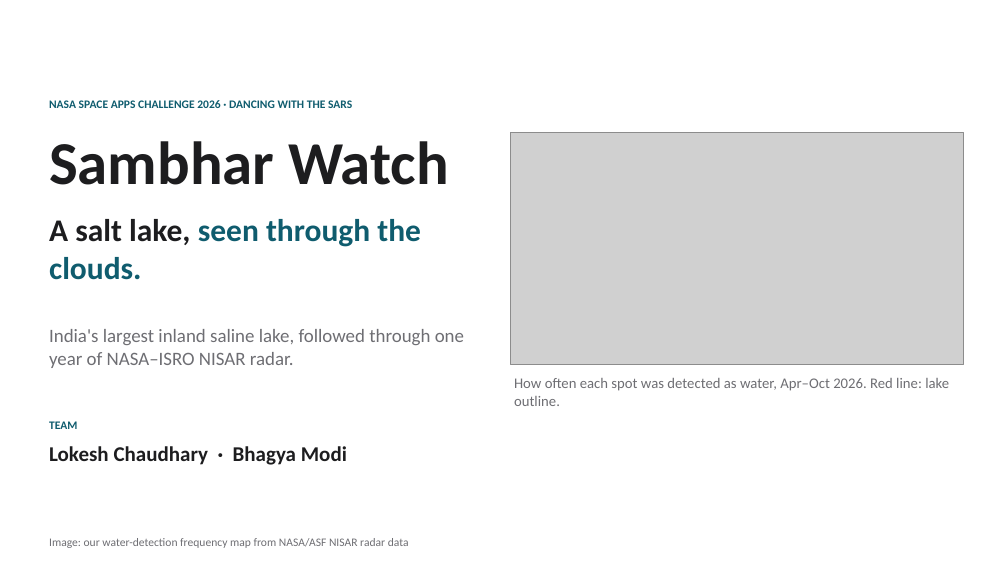
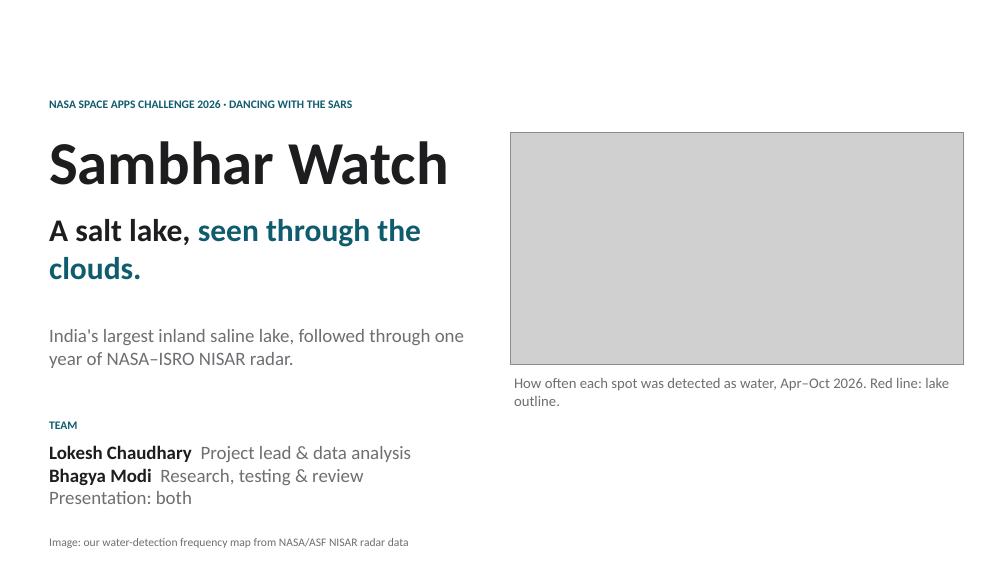
Before and after one commit to lokesh09s/sambhar-watch, a slide deck: slide 1 of docs/slides/Sambhar_Watch.pptx. Drawn at 1008x567 pixels with LibreOffice and Linux fonts; fonts in the diff are those of the drawing; grey boxes stand for pictures. Boxes give left, top, right and bottom in pixels: in the first picture for what was removed or moved away, otherwise in the second. Text is boxed around its words. In the diff, an @@ line names an element or a change of style, - is before the commit and + after.

```diff
--- a/docs/slides/Sambhar_Watch.pptx
+++ b/docs/slides/Sambhar_Watch.pptx
@@ text at <box>49,445,411,504</box>: text changed; size 20 to 18 pt; text colour #1D1D1F to #6E6E73; bold off @@
-Lokesh Chaudhary · Bhagya Modi
+Lokesh Chaudhary Project lead & data analysis
+Bhagya Modi Research, testing & review
+Presentation: both
```
Also in this commit, not shown: 4 other files.
